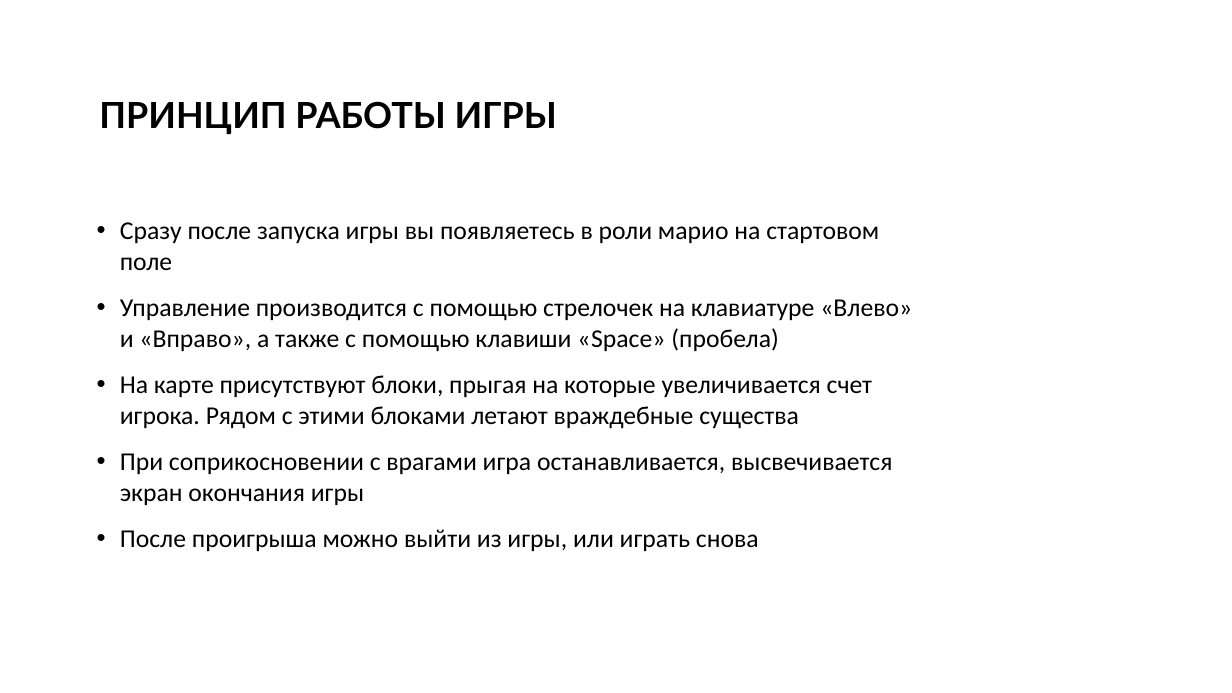
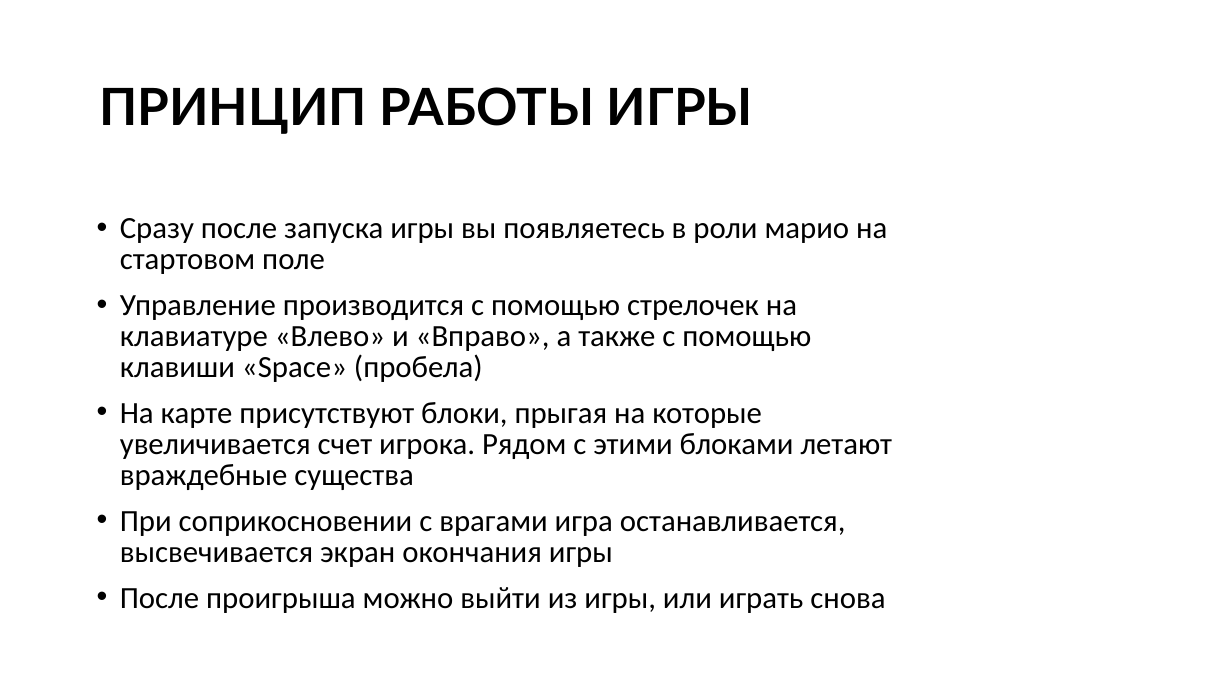
Before and after one commit to gwadsfwascawfwga/Mario-Parkour, a slide deck: slide 5 of Игра «марио паркур».pptx. Drawn at 1232x693 pixels with LibreOffice and Linux fonts; fonts in the diff are those of the drawing; background and template pictures are left out. Boxes give left, top, right and bottom in pixels: in the first picture for what was removed or moved away, otherwise in the second. Text is boxed around its words. In the diff, an @@ line names an element or a change of style, - is before the commit and + after.

```diff
--- a/Игра «марио паркур».pptx
+++ b/Игра «марио паркур».pptx
@@ title "ПРИНЦИП РАБОТЫ ИГРЫ" at <box>99,87,753,134</box>: size 28 to 40 pt @@
@@ text "Сразу после запуска игры вы ..." at <box>120,218,893,613</box>: size 20 to 24 pt @@
```
Also in this commit, not shown: 4 other slides changed, 1 slide added.
